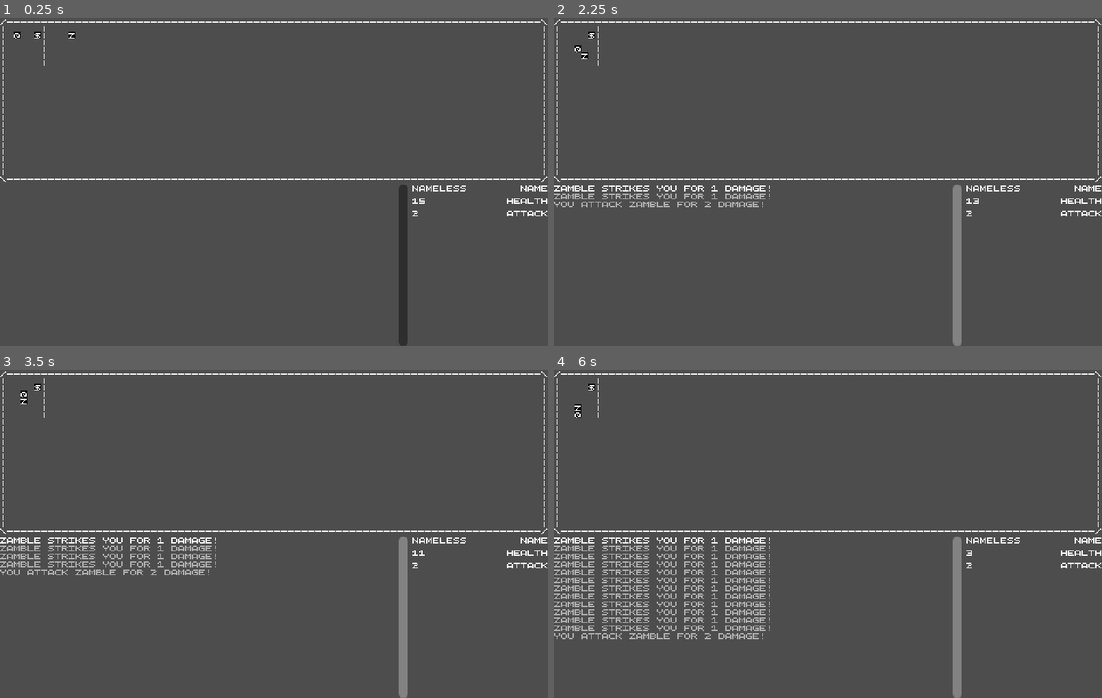
Above: before the commit, frames 1-4 (two rows, left to right).
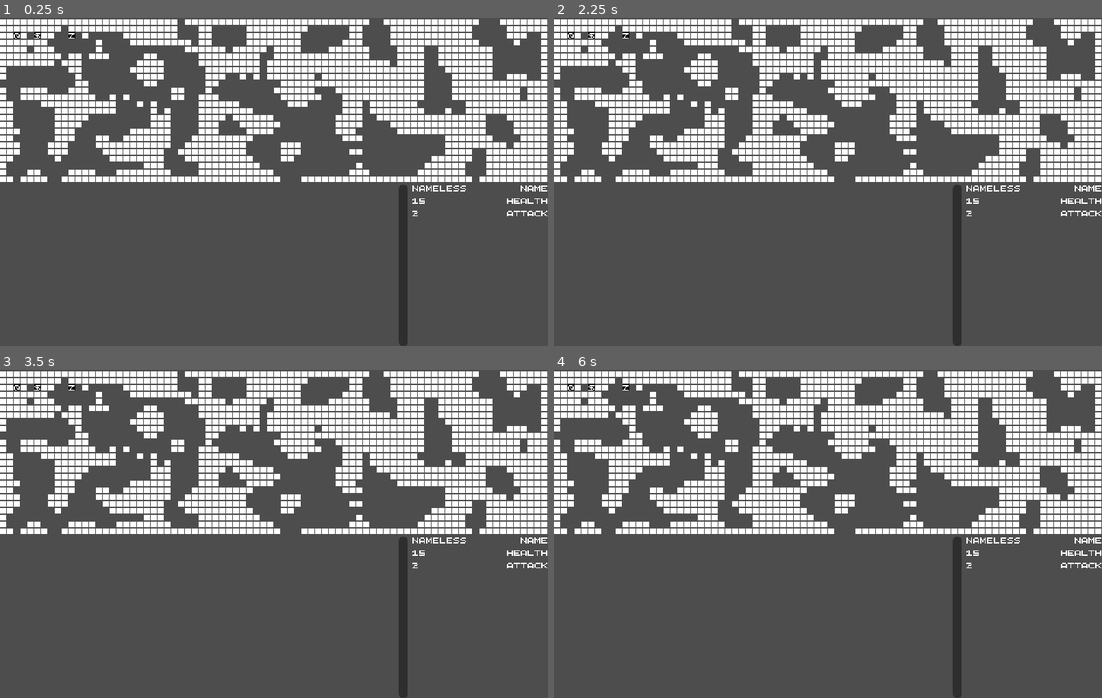
Above: after the commit, the same moments.

Repository: k4gi/7drl2023
Game: Godot game, scene res://Game.tscn
The game is run twice, just before and just after one commit, with the same random seed, the same clock (stepped at 60 frames per second) and the same inputs.
Inputs:
- Up to frame 1 (0.25 s): no input
- Up to frame 2 (2.25 s): tap Enter at 0.5, 2 s; hold Keypad 3 (move_down_right) 0.53-1.28 s; hold Keypad Enter (move_action) 0.53-1.28 s; tap Space at 1.25 s; hold Keypad 2 (move_down) 1.28-2.03 s; tap Keypad 5 (move_wait) at 1.35 s; hold Keypad 3 (move_down_right) from 2.03 s (still down); hold Keypad Enter (move_action) from 2.03 s (still down)
- Up to frame 3 (3.5 s): tap Space at 2.75 s; release Keypad 3 (move_down_right) at 2.78 s; release Keypad Enter (move_action) at 2.78 s; hold Keypad 8 (move_up) from 2.78 s (still down); tap Keypad 5 (move_wait) at 2.85 s
- Up to frame 4 (6 s): tap Enter at 3.5 s; release Keypad 8 (move_up) at 3.53 s; hold Keypad Enter (move_action) 3.53-4.28 s; hold Keypad 1 (move_down_left) 3.53-5.03 s; tap Space at 4.25 s; tap Keypad 5 (move_wait) at 4.35, 5.85 s; hold Keypad 2 (move_down) 5.03-5.78 s; hold Keypad Enter (move_action) 5.03-5.78 s; hold Keypad 3 (move_down_right) from 5.78 s (still down)

The runs differ from the first frame. In frame 1, 20% of the frame differs, in the area x 0-100%, y 0-50%; in frame 2, 22%; in frame 3, 22%; in frame 4, 25%, in the area x 0-100%, y 0-100%.

Commit message:
oh look procedural generation

Diff:
--- a/Game.gd
+++ b/Game.gd
@@ -5,8 +5,10 @@
 
 
 func _ready():
+	$Map.cellular_automata_generation()
+
 	pathfinding = AStarGrid2D.new()
-	pathfinding.set_size( Vector2i(80,24) )
+	pathfinding.set_size( $Map.SIZE )
 	pathfinding.update()
 	for each_grid_pos in $Map.get_used_cells(0):
 		if $Map.is_wall_at_grid( each_grid_pos ):
--- a/Map.gd
+++ b/Map.gd
@@ -1,14 +1,22 @@
 extends TileMap
 
+
+#size of dungeon
+const SIZE = Vector2i(80,24)
 
 #character atlas co-ordinates
 const VERTICAL_BAR = Vector2i(8,2)
 const HYPHEN = Vector2i(13,0)
 const FORWARD_SLASH = Vector2i(15,0)
 const BACK_SLASH = Vector2i(18,1)
+const HASH = Vector2i(3,0)
+const SOLID_SQUARE = Vector2i(7,15)
+const LIGHT_GRID = Vector2i(8,15)
+const HEAVY_GRID = Vector2i(9,15)
+const HOLLOW_SQUARE = Vector2i(11,15)
 
-
-const WALLS = [VERTICAL_BAR, HYPHEN]
+#which of these tiles are walls?
+const WALLS = [VERTICAL_BAR, HYPHEN, FORWARD_SLASH, BACK_SLASH, SOLID_SQUARE]
 
 
 func is_wall_at(pos: Vector2):
@@ -18,3 +26,54 @@
 
 func is_wall_at_grid(grid_pos: Vector2i):
 	return WALLS.has( get_cell_atlas_coords(0, grid_pos) )
+
+
+func cellular_automata_generation():
+	var random = RandomNumberGenerator.new()
+	random.randomize()
+
+	var generations = []
+	var current_generation = 0
+
+	generations.append( [] )
+
+	#first step, build an array
+	for x in SIZE.x:
+		generations[current_generation].append( [] )
+		for y in SIZE.y:
+			if randi() % 100 < 50:
+				generations[current_generation][x].append( Vector2i.ZERO )
+			else:
+				generations[current_generation][x].append( SOLID_SQUARE )
+
+	#second step, smoothing
+	var smoothing_steps = 2
+
+	while smoothing_steps > 0:
+		generations.append( [] )
+		current_generation += 1
+
+		for x in SIZE.x:
+			generations[current_generation].append( [] )
+			for y in SIZE.y:
+				var number_of_walls = 0
+				#look at the 3x3 area around x,y
+				for x_range in range(x-1, x+2):
+					for y_range in range(y-1, y+2):
+						if x_range < 0 or x_range >= SIZE.x or y_range < 0 or y_range >= SIZE.y or \
+							WALLS.has( generations[current_generation-1][x_range][y_range] ):
+								number_of_walls += 1
+				if number_of_walls >= 5:
+					generations[current_generation][x].append( SOLID_SQUARE )
+				else:
+					generations[current_generation][x].append( Vector2i.ZERO )
+		smoothing_steps -= 1
+
+	#third step, flooding a cave and filling in the rest
+	#fourth step, checking the cave is big enough
+	#can both of these be done at once
+
+	#final step, export to the TileMap
+	for x in SIZE.x:
+		for y in SIZE.y:
+			set_cell(0,  Vector2i(x,y), 0, generations[current_generation][x][y] )
--- a/Map.tscn
+++ b/Map.tscn
@@ -738,5 +738,5 @@
 [node name="Map" type="TileMap"]
 tile_set = SubResource("TileSet_agaag")
 format = 2
-layer_0/tile_data = PackedInt32Array(0, 983040, 0, 1, 851968 …(3575 unchanged characters)… , 2, 131151, 524288, 2, 65615, 524288, 2, 65542, 524288, 2, 131078, 524288, 2, 196614, 524288, 2, 262150, 524288, 2, 327686, 524288, 2, 393222, 524288, 2)
+layer_0/tile_data = PackedInt32Array(0, 983040, 0, 1, 851968 …(3575 unchanged characters)… , 2, 131151, 524288, 2, 65615, 524288, 2)
 script = ExtResource("2_q8na4")
